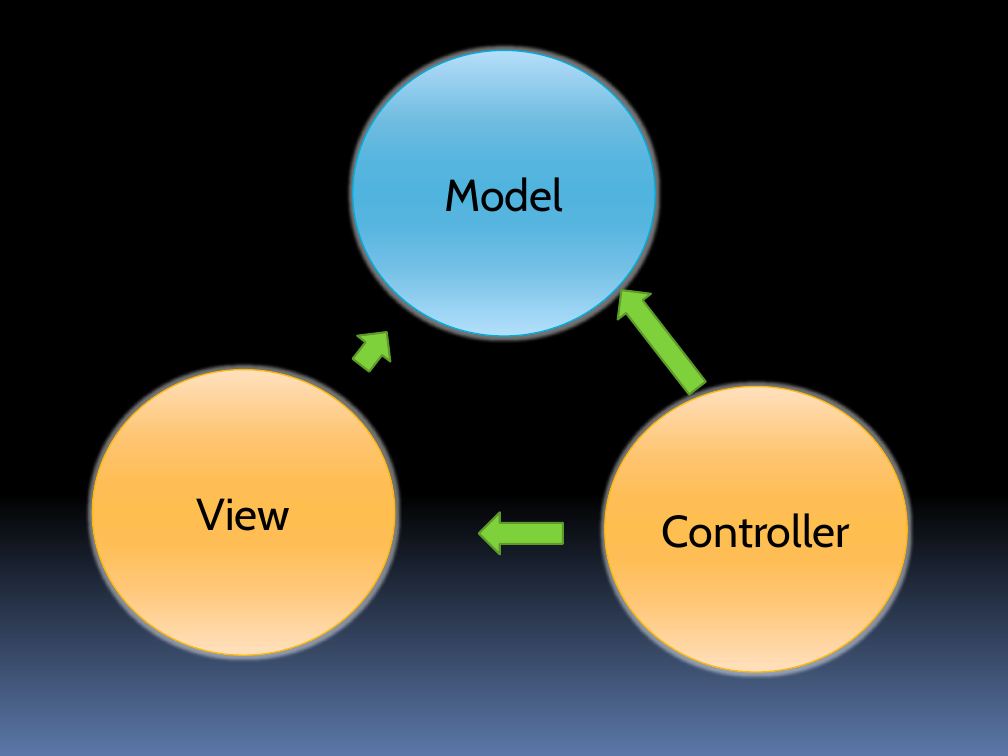
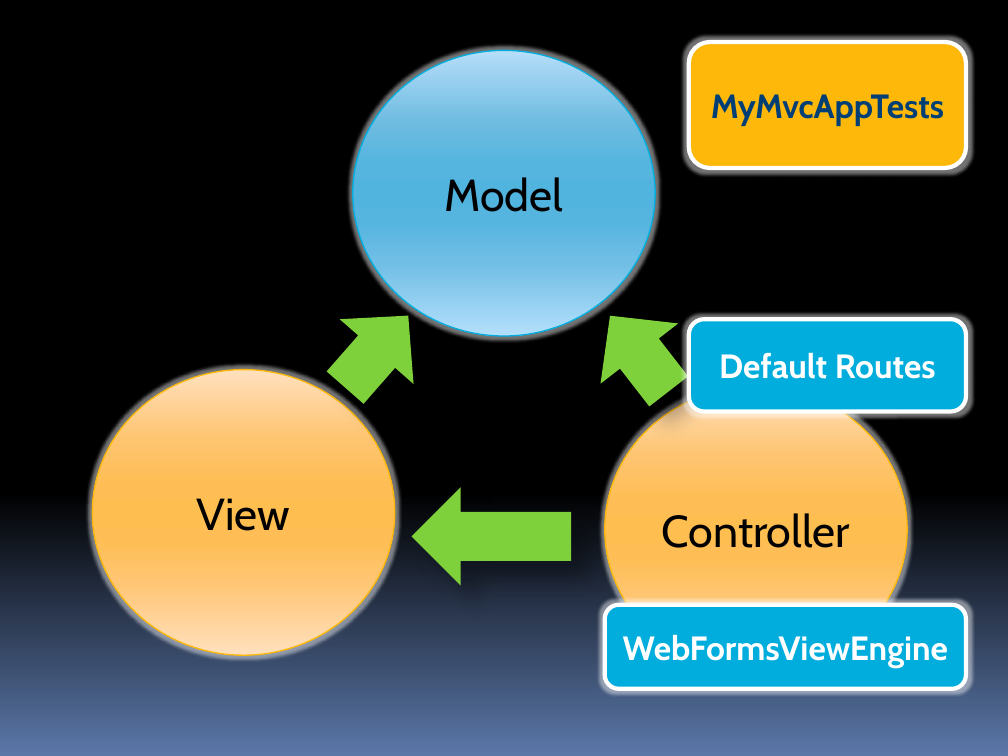
Before and after one commit to stevenharman/codeincubator, a slide deck: slide 15 of Samples/Getting-Started-With-MVC/Getting Started with MVC.pptx (slide 12 before the commit). Drawn at 1008x756 pixels with LibreOffice and Linux fonts; fonts in the diff are those of the drawing. Boxes give left, top, right and bottom in pixels: in the first picture for what was removed or moved away, otherwise in the second. Text is boxed around its words. In the diff, an @@ line names an element or a change of style, - is before the commit and + after.

```diff
--- a/Samples/Getting-Started-With-MVC/Getting Started with MVC.pptx
+++ b/Samples/Getting-Started-With-MVC/Getting Started with MVC.pptx
@@ rounded rectangle added at bbox=[688, 42, 966, 168], fill #FEB80A, outline #FFFFFF 3 pt, 24 pt, text #003F75, bold @@
+MyMvcAppTests
@@ down arrow at bbox=[308, 283, 446, 420]: outline #5E9B2C 1.5 pt to none; shadow on; rotation 218 to 221 degrees @@
@@ down arrow: place and size @@
-down arrow at bbox=[605, 277, 714, 401]
+down arrow at bbox=[572, 285, 708, 421]
@@ down arrow at bbox=[572, 285, 708, 421]: outline #5E9B2C 1.5 pt to none; shadow on @@
@@ rounded rectangle added at bbox=[688, 320, 966, 412], fill #00ADDC, outline #FFFFFF 3 pt, 24 pt, text #FFFFFF, bold @@
+Default Routes
@@ down arrow at bbox=[412, 487, 572, 586]: outline #5E9B2C 1.5 pt to none; shadow on @@
@@ down arrow: place and size @@
-down arrow at bbox=[479, 513, 563, 555]
+down arrow at bbox=[412, 487, 572, 586]
@@ rounded rectangle added at bbox=[605, 605, 966, 688], fill #00ADDC, outline #FFFFFF 3 pt, 24 pt, text #FFFFFF, bold @@
+WebFormsViewEngine
```
Also in this commit, not shown: 7 other slides changed, 6 slides added, 4 slides removed.
